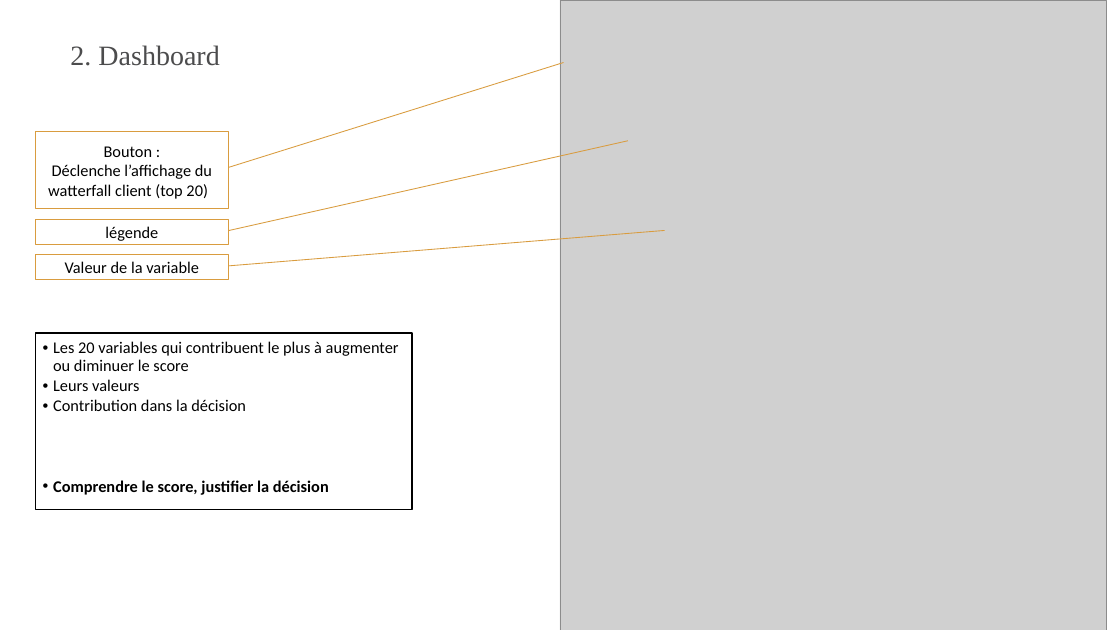
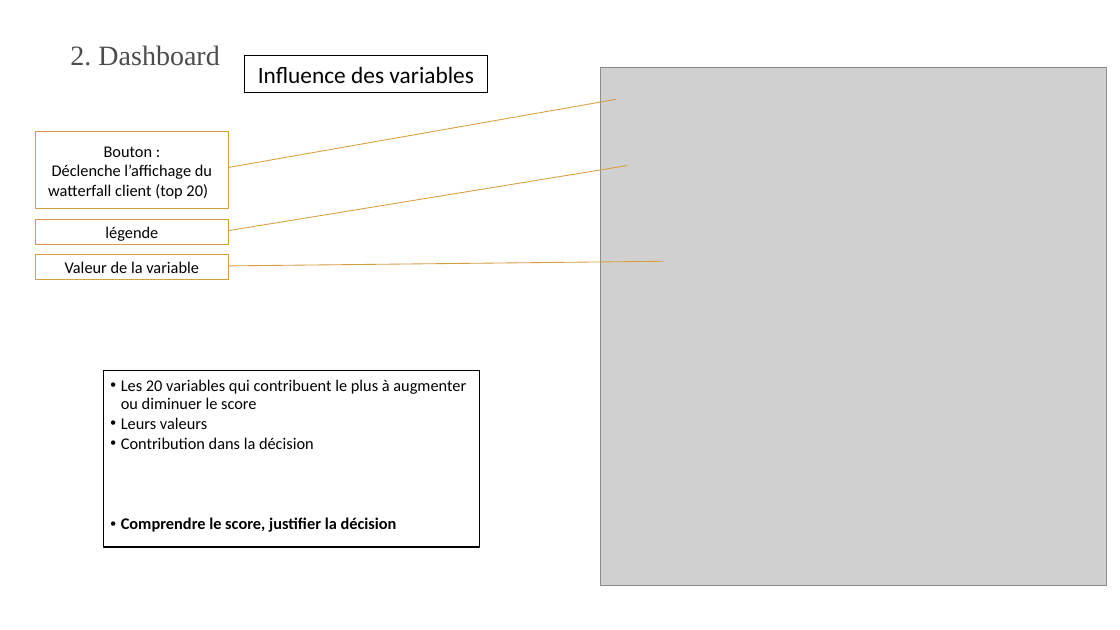
Before and after one commit to OSteeve/8_Realisez_un_dashboard_et_assurez_une_veille_technique, a slide deck: slide 8 of Presentation/P8_Otto_Steeve_4_presentation_052026.pptx. Drawn at 1120x630 pixels with LibreOffice and Linux fonts; fonts in the diff are those of the drawing; grey boxes stand for pictures. Boxes give left, top, right and bottom in pixels: in the first picture for what was removed or moved away, otherwise in the second. Text is boxed around its words. In the diff, an @@ line names an element or a change of style, - is before the commit and + after.

```diff
--- a/Presentation/P8_Otto_Steeve_4_presentation_052026.pptx
+++ b/Presentation/P8_Otto_Steeve_4_presentation_052026.pptx
@@ rectangle added at box(245, 56, 487, 93), outline #000000 0.75 pt, 20 pt, text #000000 @@
+Influence des variables
@@ picture: place and size @@
-picture at box(560, 0, 1107, 630)
+picture at box(601, 68, 1107, 586)
@@ rectangle "Les 20 variables qui contribuent ...": place and size @@
-rectangle "Les 20 variables qui contribuent ..." at box(36, 333, 413, 509)
+rectangle "Les 20 variables qui contribuent ..." at box(103, 371, 480, 547)
```
Also in this commit, not shown: 18 other slides changed.
